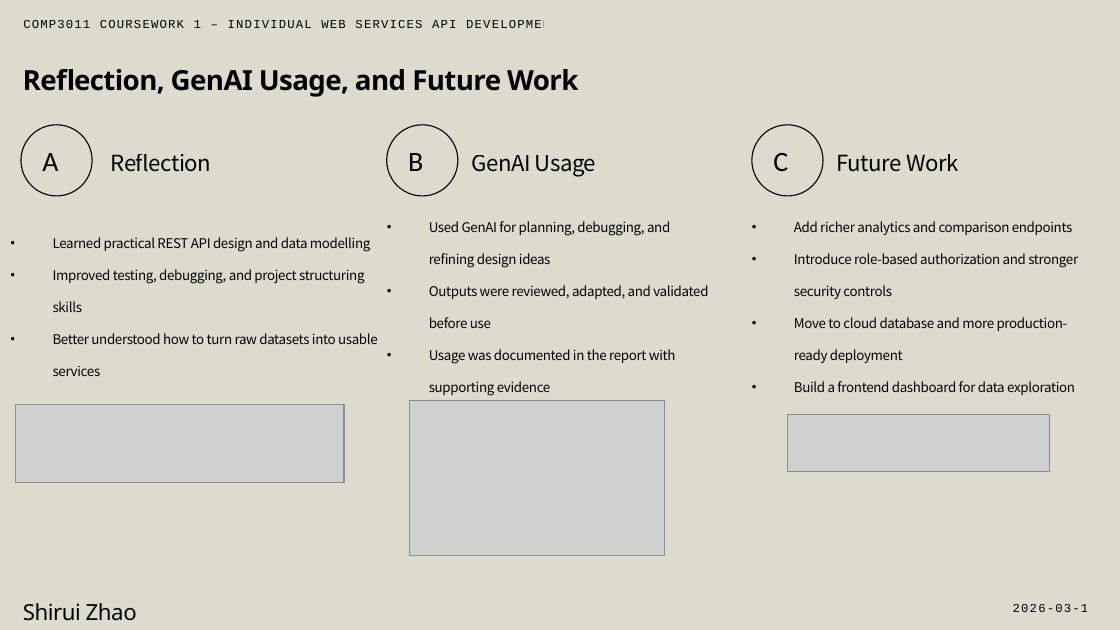
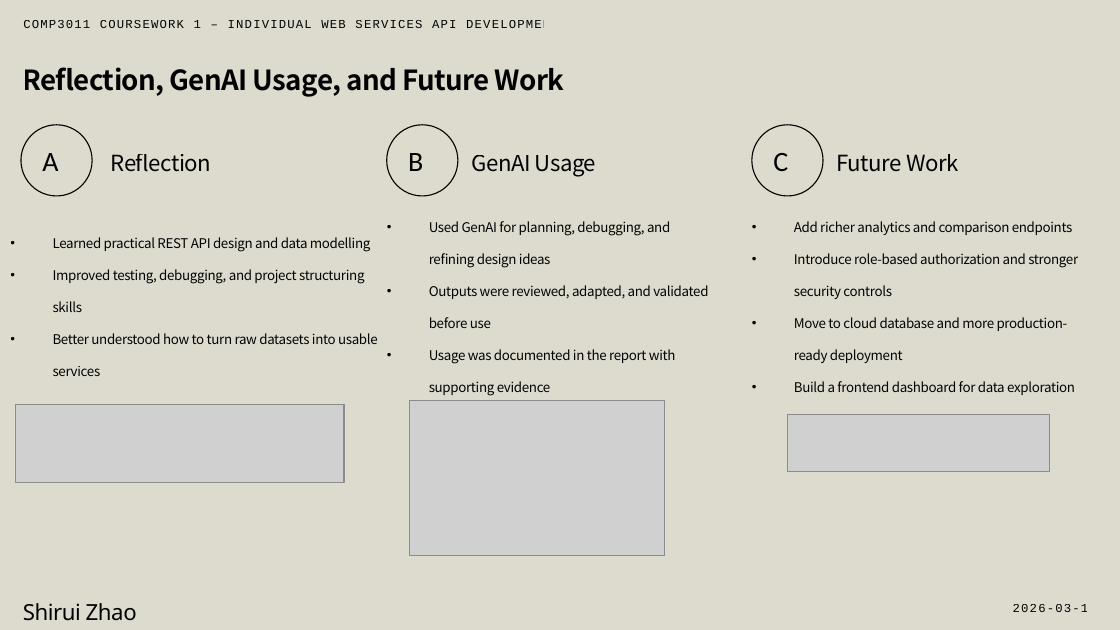
Before and after one commit to SHIRUIZHAOIILLiil/housing-api, a slide deck: slide 11 of docs/Housing-API.pptx (slide 7 before the commit). Drawn at 1120x630 pixels with LibreOffice and Linux fonts; fonts in the diff are those of the drawing; grey boxes stand for pictures. Boxes give left, top, right and bottom in pixels: in the first picture for what was removed or moved away, otherwise in the second. Text is boxed around its words. In the diff, an @@ line names an element or a change of style, - is before the commit and + after.

```diff
--- a/docs/Housing-API.pptx
+++ b/docs/Housing-API.pptx
@@ text "Reflection, GenAI Usage, and Future ..." at bbox=[23, 67, 565, 97]: font Noto Sans to Noto Sans CJK SC @@
```
Also in this commit, not shown: 4 slides added, 1 other file.
